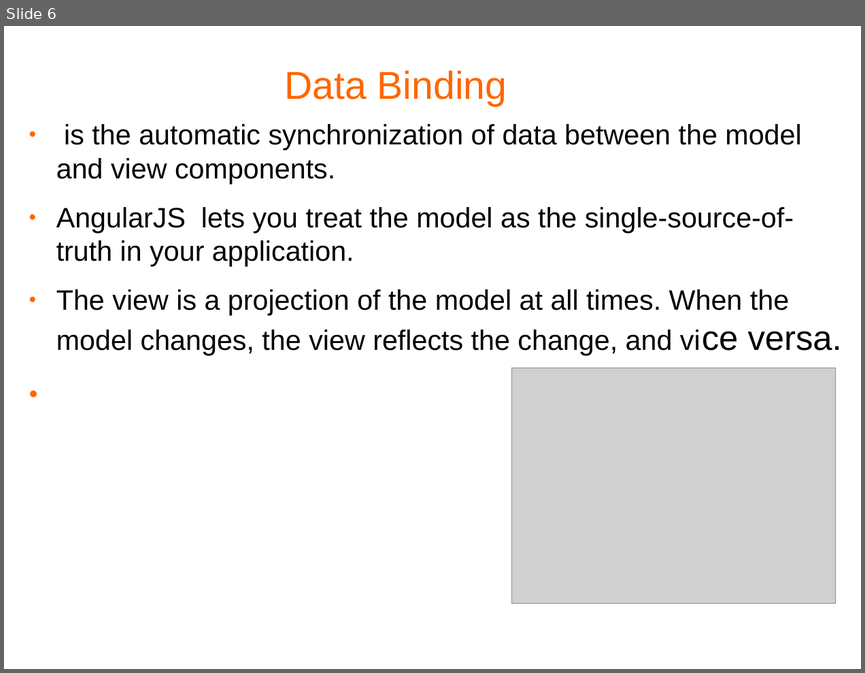
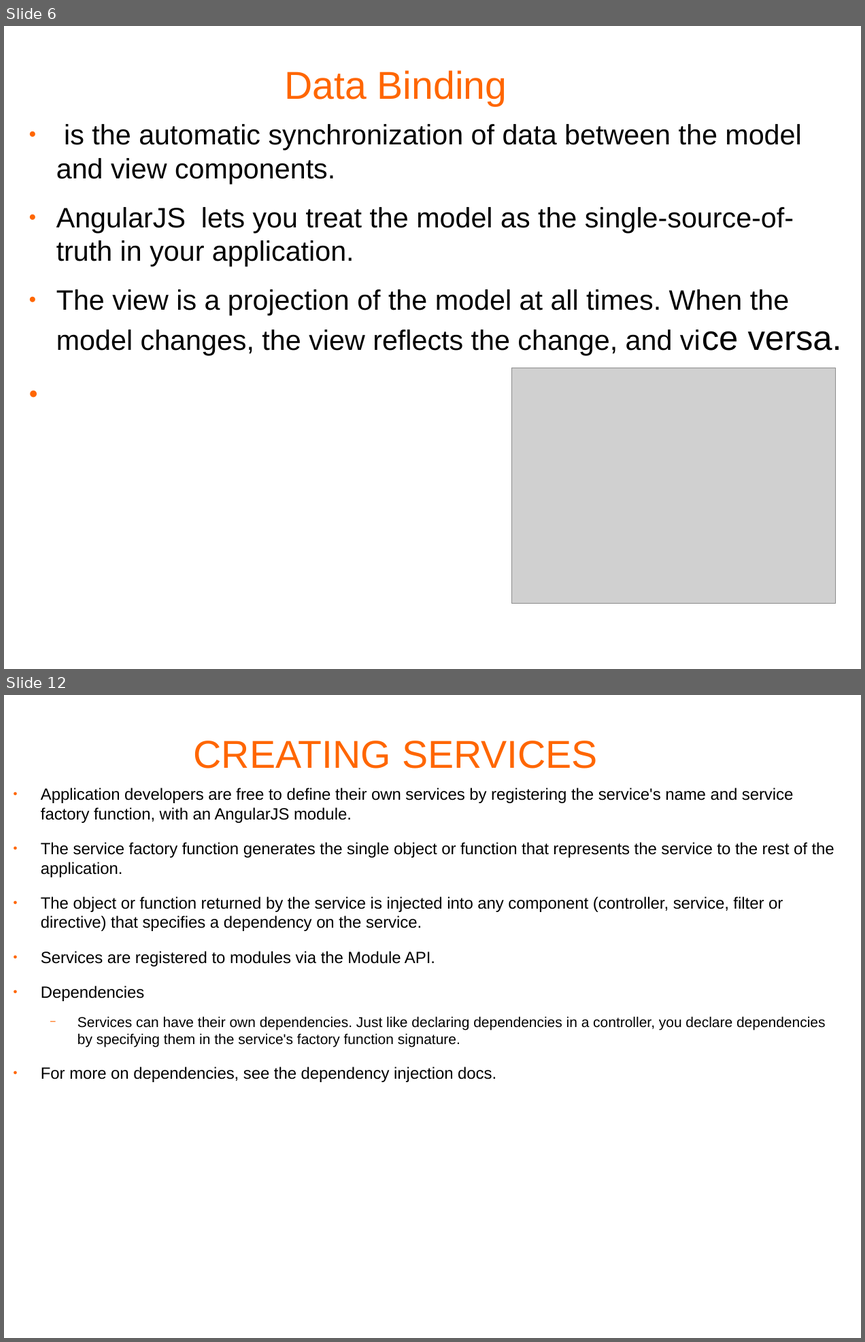
Before and after one commit to mphobwcodes/AngularJSExamples, a slide deck: RealAngularSite/AngularJS.pptx. Shown one above the other, each under a label of ours: slide 6 before the commit, slides 6 and 12 after it; the slides between them are not shown. The pictures are 865x673 and 865x1342 pixels, drawn with LibreOffice and Linux fonts; fonts in the diff are those of the drawing; grey boxes stand for pictures; background and template pictures are left out. Boxes give left, top, right and bottom in pixels: in the first picture for what was removed or moved away, otherwise in the second. Text is boxed around its words. In the diff, an @@ line names an element or a change of style, - is before the commit and + after.

```diff
--- a/RealAngularSite/AngularJS.pptx
+++ b/RealAngularSite/AngularJS.pptx
@@ slide 12 added at bbox=[4, 695, 861, 1338], background #FFFFFF @@
@@ text added at bbox=[193, 741, 598, 768], 36 pt, text #FF6600 @@
+CREATING SERVICES
@@ text added at bbox=[41, 787, 834, 1082], 15 pt, text #000000 @@
+● Application developers are free to define their own services by registering the service's name and service factory function, with an AngularJS module.
+● The service factory function generates the single object or function that represents the service to the rest of the application.
+● The object or function returned by the service is injected into any component (controller, service, filter or directive) that specifies a dependency on the service.
+● Services are registered to modules via the Module API.
+● Dependencies
+  − Services can have their own dependencies. Just like declaring dependencies in a controller, you declare dependencies by specifying them in the service's factory function signature.
+● For more on dependencies, see the dependency injection docs.
```
Also in this commit, not shown: 2 slides changed, 9 other slides added, 2 slides removed, 4 other files.
